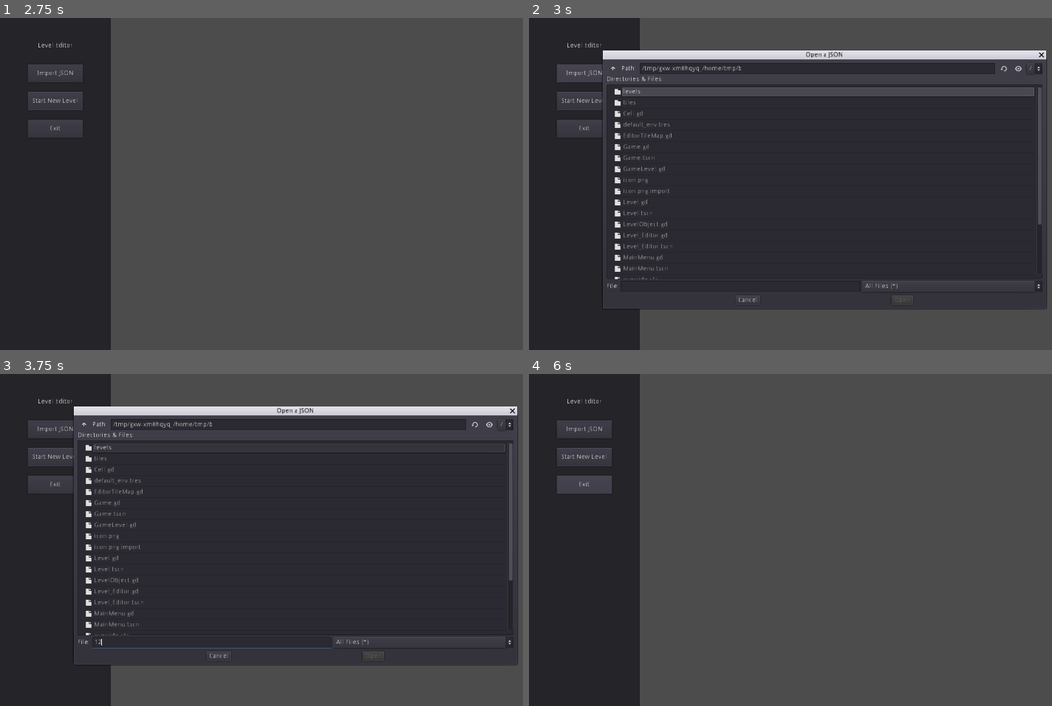
Above: before the commit, frames 1-4 (two rows, left to right).
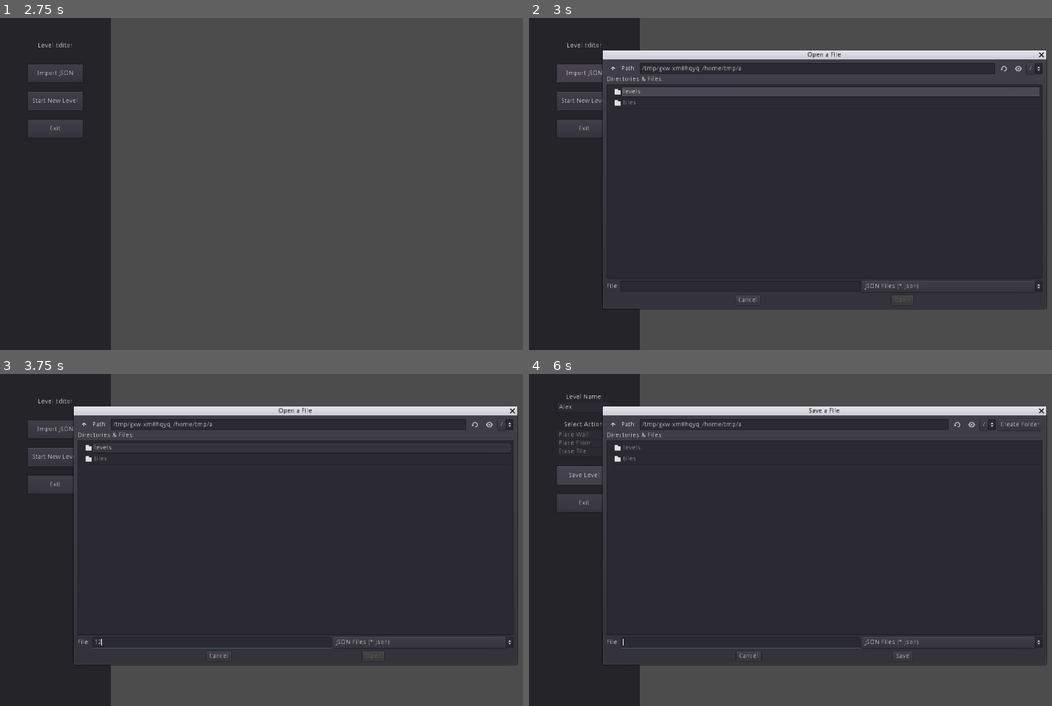
Above: after the commit, the same moments.

Repository: realkotob/Bootstrap
Game: Godot game, scene res://Game.tscn
Two runs of this game, one before a commit and one after it. Both use one fixed random seed, a clock stepped at 60 frames per second and the inputs below.
Inputs (mouse positions are in pixels of both pictures, inside the frame that each line leads up to):
- Up to frame 1 (2.75 s): tap Enter at 0.5 s; move the mouse to (423, 167) at 0.52 s; click (423, 167) at 0.67 s; click "Load" at 1.25 s; click "Level Editor" at 2 s
- Up to frame 2 (3 s): click "Import JSON" at 2.75 s
- Up to frame 3 (3.75 s): click (209, 642) at 3.52 s; type "12" at 3.6 s
- Up to frame 4 (6 s): click "Start New Level" at 4.25 s; click (586, 407) at 5.02 s; type "Alex" at 5.1 s; click "Save Level" at 5.75 s

Frame 1 is identical in both runs. In frame 2, 1.2% of the frame differs, in the area x 16-99%, y 10-82%; in frame 3, 1.2%; in frame 4, 57%, in the area x 5-100%, y 6-88%.

Commit message:
Add working level saving and loading

Diff:
--- a/Cell.gd
+++ b/CellObject.gd
@@ -1,14 +1,14 @@
 extends Node
 
-class_name Cell
+class_name CellObject
 
 enum Type {FLOOR = 0, WALL, BUTTON, PLAYER, OPEN_DOOR, CLOSED_DOOR, LOCKED_DOOR, TIME_MACHINE, EXIT}
 
-var row: int
-var col: int
-var cellType: int
-var label: String
-var keys: Array
+export var row: int
+export var col: int
+export var cellType: int
+export var label: String
+export var keys: Array
 
 func _init(row: int, col: int, cellType: int, label: String, keys: Array):
 	self.row = row
@@ -17,5 +17,14 @@
 	self.label = label
 	self.keys = keys
 
+func get_dic():
+	var dic: Dictionary = {}
+	dic["row"] = row
+	dic["col"] = col
+	dic["cellType"] = cellType
+	dic["label"] = label
+	dic["keys"] = keys
+	return dic
+
 func _ready():
 	pass
--- a/EditorTileMap.gd
+++ b/EditorTileMap.gd
@@ -2,26 +2,22 @@
 
 enum actions { NONE = 0, PLACE_TILE, ERASE }
 
-onready var LevelObject = preload("res://LevelObject.gd")
+#onready var LevelObject = preload("res://LevelObject.gd")
+#onready var CellObject = preload("res://CellObject.gd")
 
 var initpos := Vector2(640, 360)
-var level_name: String
 var active_tile: int
 var action: int
 var rclick_down: bool
 var rclick_pos: Vector2
 var orig_pos: Vector2
 var offset := Vector2(16,28)
+var levelobj: LevelObject
 
 func _ready():
-	position = initpos
 	rclick_down = false
 	rclick_pos = Vector2()
-	orig_pos = position
-	action = actions.NONE
-	set_process_unhandled_input(false)
-	set_process(false)
-	hide()
+	reset_editor()
 
 func _process(delta):
 	if rclick_down:
@@ -37,7 +33,7 @@
 func reset_editor():
 	position = initpos
 	action = actions.NONE
-	level_name = ""
+	levelobj = LevelObject.new("", 0, 0, [])
 	clear()
 	hide()
 	set_process_unhandled_input(false)
@@ -68,9 +64,54 @@
 		action = actions.ERASE
 
 func _on_LevelNameEdit_text_changed(new_text: String):
-	level_name = new_text
+	levelobj.levelName = new_text
 
 func load_level_data(levelobj: LevelObject):
+	self.levelobj = levelobj
 	for c in levelobj.cells:
-		var cell := (c as Cell)
+		var cell := (c as CellObject)
 		set_cell(cell.row, cell.col, cell.cellType)
+	center_cells()
+
+func center_cells():
+	var cells := get_used_cells()
+	var indices: Array = []
+	if len(cells) == 0:
+		return
+	var min_x: int = (cells[0] as Vector2).x
+	var min_y: int = (cells[0] as Vector2).y
+	for c in cells:
+		var v := c as Vector2
+		indices.push_back(get_cell(v.x, v.y))
+		min_x = min(min_x, v.x)
+		min_y = min(min_y, v.y)
+	var rect_size: Vector2 = get_used_rect().size
+	var to_trans := Vector2(int(-min_x-rect_size.x/2+0.5), int(-min_y-rect_size.y/2+0.5))
+	# todo: fix coordinate position mapping, i.e. center the used_rect
+	clear()
+	for i in range(0, len(cells)):
+		var v: Vector2 = cells[i] + to_trans
+		var tile: int = indices[i]
+		set_cell(v.x, v.y, tile)
+	position = initpos
+
+func get_cell_obj(x: int, y: int):
+	var ind: int = get_cell(x, y)
+	var label: String = ""
+	var keys: Array = []
+	var cell := CellObject.new(x, y, ind, label, keys)
+	return cell
+
+func get_level_object():
+	var rect: Rect2 = get_used_rect()
+	var rect_size: Vector2 = rect.size
+	levelobj.rows = rect_size.x
+	levelobj.cols = rect_size.y
+	var cells: Array = []
+	var used_cells := get_used_cells()
+	for c in used_cells:
+		var v: Vector2 = c
+		var cell: CellObject = get_cell_obj(v.x, v.y)
+		cells.append(cell)
+	levelobj.cells = cells
+	return levelobj
--- a/Game.gd
+++ b/Game.gd
@@ -1,6 +1,6 @@
 extends Node
 
-const Cell = preload("res://Cell.gd")
+#const Cell = preload("res://Cell.gd")
 #const GameLevel = preload("res://GameLevel.gd")
 onready var Level_Editor = preload("res://Level_Editor.tscn")
 
--- a/Level.gd
+++ b/Level.gd
@@ -2,8 +2,8 @@
 
 class_name Level
 
-const Cell = preload("res://Cell.gd")
-const LevelObject = preload("res://LevelObject.gd")
+#const CellObject = preload("res://CellObject.gd")
+#const LevelObject = preload("res://LevelObject.gd")
 
 var levelObject: LevelObject
 
--- a/Level_Editor.gd
+++ b/Level_Editor.gd
@@ -13,7 +13,8 @@
 	var dialog := FileDialog.new()
 	dialog.mode = FileDialog.MODE_OPEN_FILE
 	dialog.access = FileDialog.ACCESS_FILESYSTEM
-	dialog.window_title = "Open a JSON"
+	dialog.add_filter("*.json ; JSON Files")
+	dialog.window_title = "Open a File"
 	dialog.connect("file_selected", self, "_on_JSONPicker_file_selected")
 	($EditorPanel/Popups as Node).add_child(dialog)
 	dialog.popup_centered_ratio()
@@ -30,6 +31,12 @@
 	var content: String = file.get_as_text()
 	file.close()
 	return content
+
+func save_file(path: String, data: String):
+	var file = File.new()
+	file.open(path, File.WRITE)
+	file.store_string(data)
+	file.close()
 
 func _on_JSONPicker_file_selected(path: String):
 	var data: String = load_file(path)
@@ -59,7 +66,7 @@
 	if typeof(parsed.result["cells"]) != TYPE_ARRAY:
 		show_error("level cells must be of type array")
 		return
-	var cellobjs: Array
+	var cellobjs: Array = []
 	var cells: Array = parsed.result["cells"]
 	for cell in cells:
 		if typeof(cell) != TYPE_DICTIONARY:
@@ -86,12 +93,14 @@
 				show_error("cell keys must be of type string array")
 				return
 		var keys: Array = cell["keys"]
-		cellobjs.append(Cell.new(row, col, cellType, label, keys))
+		cellobjs.append(CellObject.new(row, col, cellType, label, keys))
 	var levelobj := LevelObject.new(name, rows, cols, cellobjs)
 	_on_StartNew_pressed()
 	($EditorTileMap as TileMap).load_level_data(levelobj)
+	($EditorPanel/ActiveState/LevelNameEdit as LineEdit).text = levelobj.levelName
 
 func _on_StartNew_pressed():
+	($EditorTileMap as TileMap).reset_editor()
 	($EditorTileMap as TileMap).enable_editor()
 	var children := ($EditorPanel/InitialState as Node).get_children()
 	for child in children:
@@ -115,8 +124,26 @@
 		child.show()
 
 func _on_SaveLevel_pressed():
-	# debug information
-	for item in ($EditorTileMap as TileMap).get_used_cells():
-		print(item.x, ",", item.y)
-	# TODO popup a save window for JSON output
-	_on_ExitEdit_pressed()
+	var dialog := FileDialog.new()
+	dialog.mode = FileDialog.MODE_SAVE_FILE
+	dialog.access = FileDialog.ACCESS_FILESYSTEM
+	dialog.add_filter("*.json ; JSON Files")
+	dialog.window_title = "Save a File"
+	dialog.connect("file_selected", self, "_on_JSONPicker_file_save")
+	($EditorPanel/Popups as Node).add_child(dialog)
+	dialog.popup_centered_ratio()
+
+func _on_JSONPicker_file_save(path: String):
+	$EditorTileMap.center_cells()
+	var levelobj: LevelObject = $EditorTileMap.get_level_object()
+	var cells_dic: Array = []
+	for c in levelobj.cells:
+		cells_dic.append(c.get_dic())
+	var dic: Dictionary = {
+		"name": levelobj.levelName,
+		"rows": levelobj.rows,
+		"cols": levelobj.cols,
+		"cells": cells_dic,
+	}
+	var data: String = JSON.print(dic)
+	save_file(path, data)
--- a/project.godot
+++ b/project.godot
@@ -10,9 +10,9 @@
 
 _global_script_classes=[ {
 "base": "Node",
-"class": "Cell",
+"class": "CellObject",
 "language": "GDScript",
-"path": "res://Cell.gd"
+"path": "res://CellObject.gd"
 }, {
 "base": "Node2D",
 "class": "Level",
@@ -25,7 +25,7 @@
 "path": "res://LevelObject.gd"
 } ]
 _global_script_class_icons={
-"Cell": "",
+"CellObject": "",
 "Level": "",
 "LevelObject": ""
 }
@@ -35,10 +35,6 @@
 config/name="Bootstrap"
 run/main_scene="res://Game.tscn"
 config/icon="res://icon.png"
-
-[debug]
-
-settings/stdout/print_fps=true
 
 [display]
 
